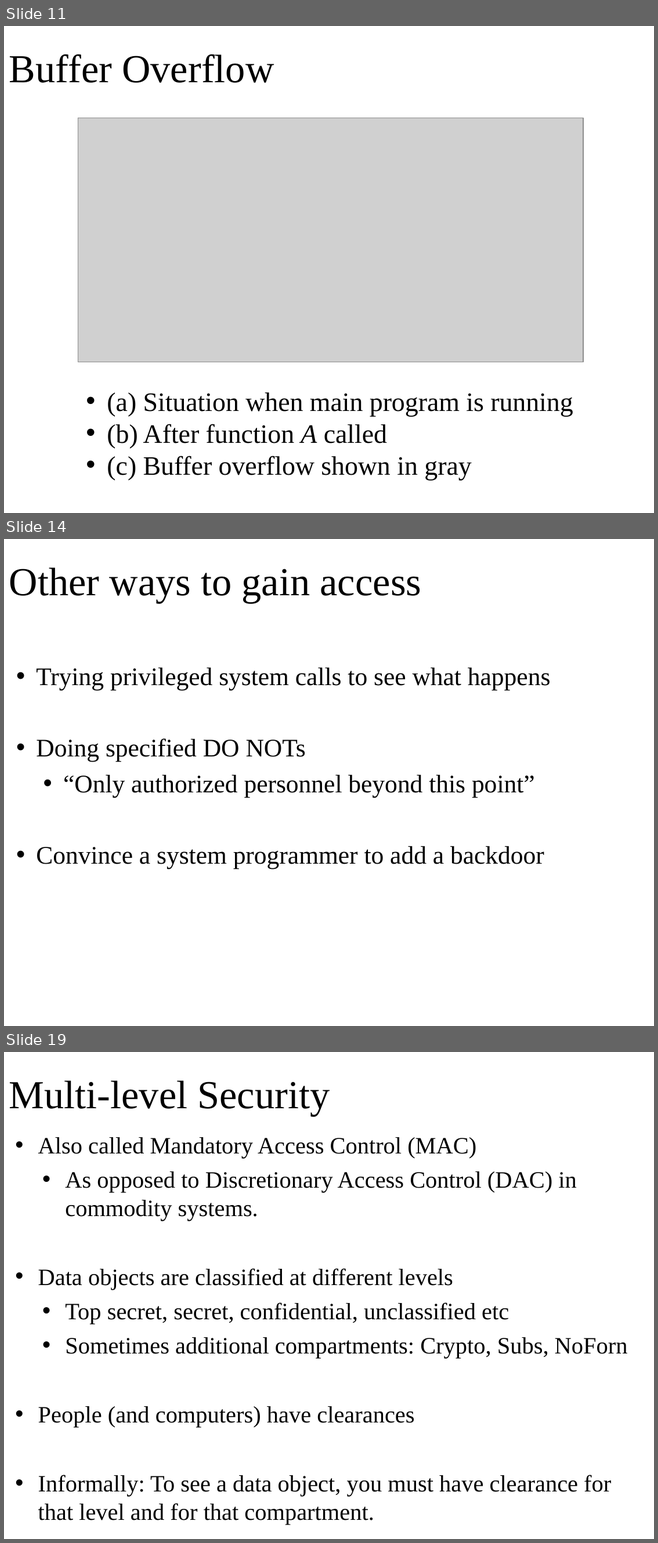
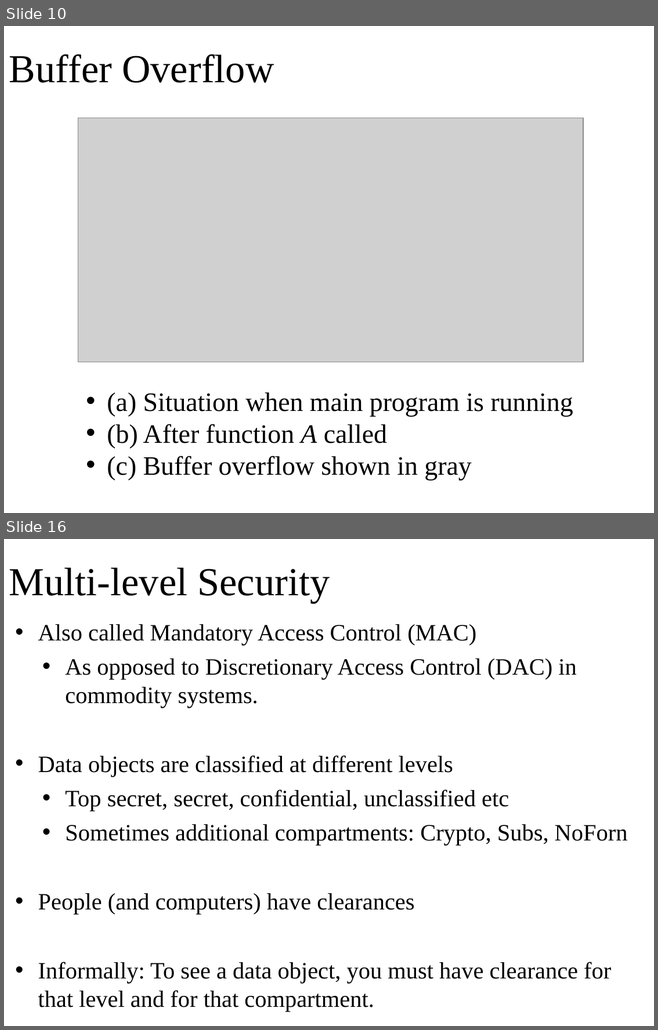
Before and after one commit to oscourse/oscourse.github.io, a slide deck: slides/security.pptx. Shown one above the other, each under a label of ours: slides 11, 14 and 19 before the commit, slides 10 and 16 after it; the slides between them are not shown. The pictures are 658x1543 and 658x1030 pixels, drawn with LibreOffice and Linux fonts; fonts in the diff are those of the drawing; grey boxes stand for pictures. Boxes give left, top, right and bottom in pixels: in the first picture for what was removed or moved away, otherwise in the second. Text is boxed around its words. In the diff, an @@ line names an element or a change of style, - is before the commit and + after.

```diff
--- a/slides/security.pptx
+++ b/slides/security.pptx
@@ slide 14 removed at (4, 539, 654, 1026), background #FFFFFF @@
@@ title removed at (9, 567, 422, 603) @@
-Other ways to gain access
@@ text removed at (36, 667, 550, 869) @@
-• Trying privileged system calls to see what happens
-• Doing specified DO NOTs
-  • “Only authorized personnel beyond this point”
-• Convince a system programmer to add a backdoor
@@ what was slide 11 is now slide 10 @@
@@ what was slide 19 is now slide 16 @@
```
Also in this commit, not shown: 7 slides changed, 2 other slides removed, 2 other files.
